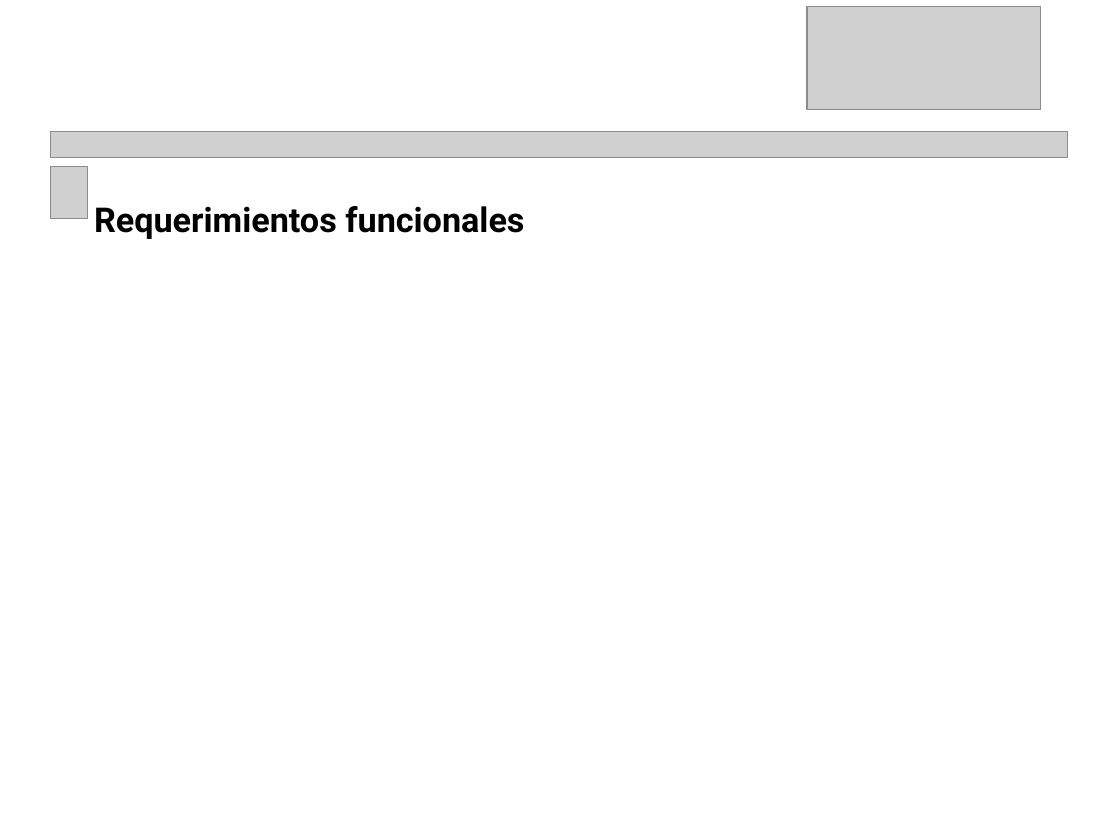
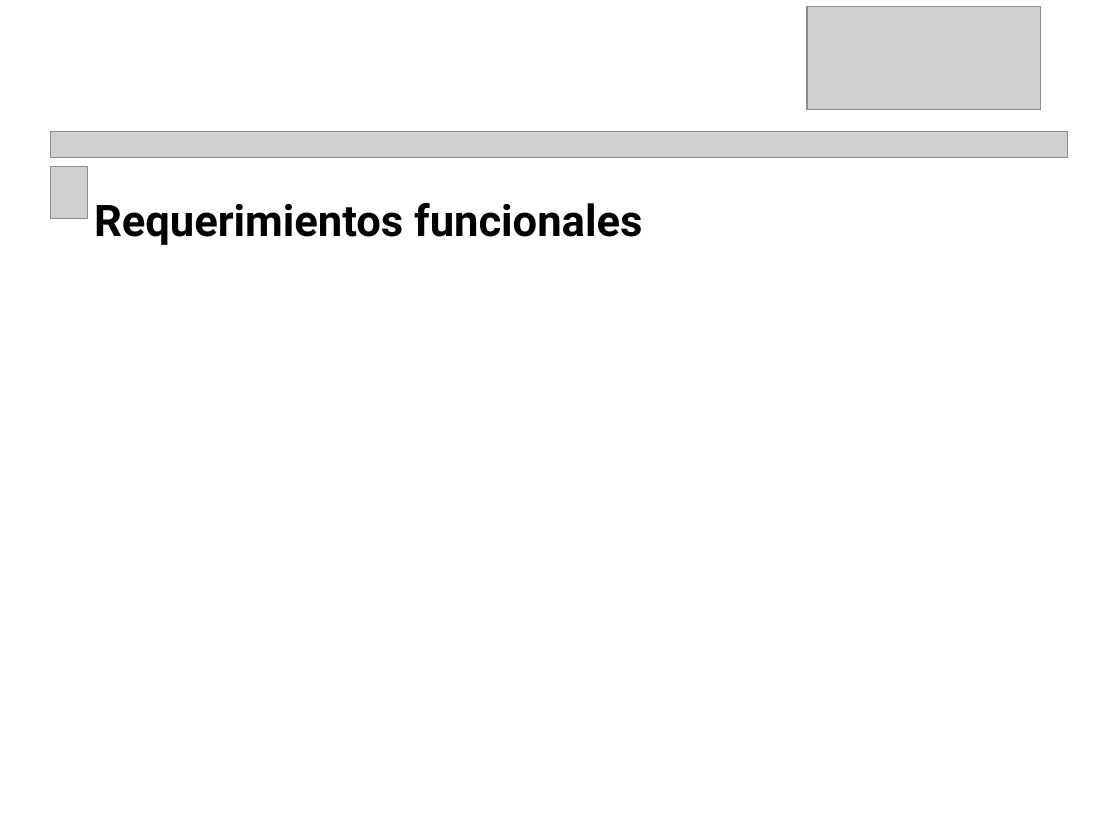
Before and after one commit to andreysolano/Diccionario-LSC, a slide deck: slide 4 of Documentos/Plantilla-primera-entrega-proyecto.pptx (slide 3 before the commit). Drawn at 1120x840 pixels with LibreOffice and Linux fonts; fonts in the diff are those of the drawing; grey boxes stand for pictures. Boxes give left, top, right and bottom in pixels: in the first picture for what was removed or moved away, otherwise in the second. Text is boxed around its words. In the diff, an @@ line names an element or a change of style, - is before the commit and + after.

```diff
--- a/Documentos/Plantilla-primera-entrega-proyecto.pptx
+++ b/Documentos/Plantilla-primera-entrega-proyecto.pptx
@@ text "Requerimientos funcionales" at (x1=94, y1=203, x2=642, y2=245): size 22 to 28 pt @@
```
Also in this commit, not shown: 2 other slides changed, 2 slides added, 1 slide removed.
